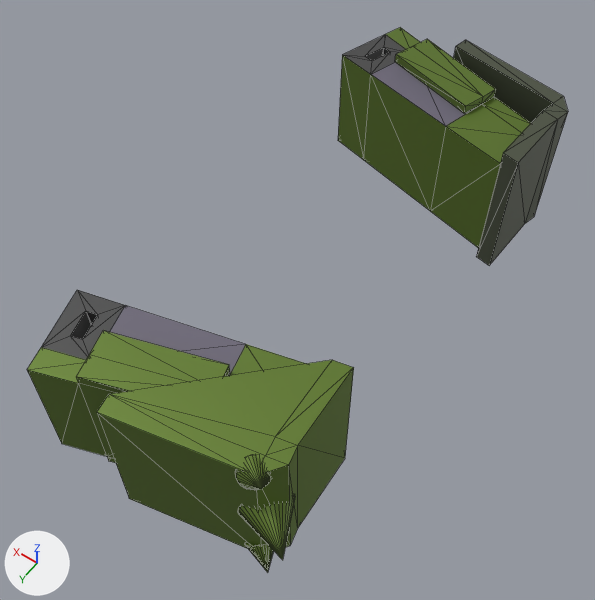
A saved change to the glTF model public/assets/blend/Hijack_arm.glb.
Rendered twice from a 50 mm camera at (-0.713, 1.544, 2.323) aimed at (0.256, 0.188, 0.192). Every picture has the same lights, and +X, +Y and +Z are marked at lower left. The picture after the commit comes second. Mesh edges are drawn as thin lines. Where no turn or scale is listed for an object, it has been applied to the vertices. Vertices at exactly the same position are counted once.
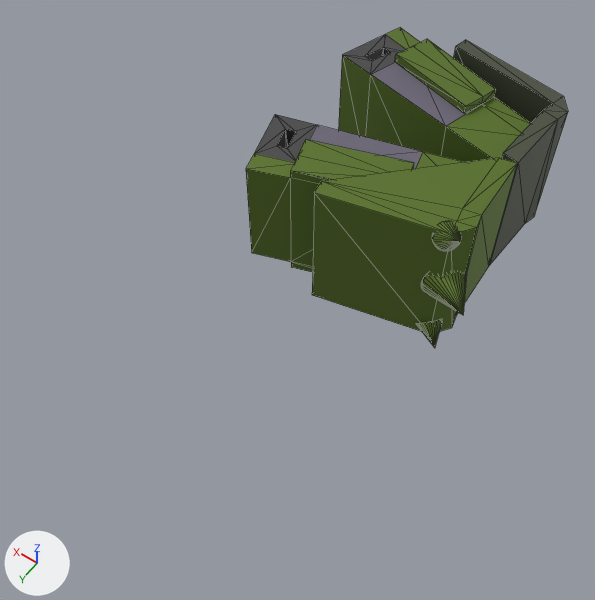
Patch to the scene script:
```diff
--- a/public/assets/blend/Hijack_arm.glb.py
+++ b/public/assets/blend/Hijack_arm.glb.py
@@ me_cube_001 @@
 # used by ob_cube_001; location = (0.172, 0.025, 0.07)
-me_cube_001.from_pydata(...)  # 239 vertices, 446 faces; spans x -0.41..0.49, y -0.96..0.96, z -0.07..0.48
+me_cube_001.from_pydata(...)  # 239 vertices, 446 faces; spans x -0.41..0.49, y -0.96..0.01, z -0.07..0.48
+# me_cube_001 part 1: the loose piece of 52 vertices spanning x -0.27..0.49, y 0.49..0.96, z -0.03..0.44 is moved by (0.0, -0.95, 0.0)
+# me_cube_001 part 2: the loose piece of 18 vertices spanning x -0.34..0.14, y 0.47..0.96, z -0.05..0.46 is moved by (0.0, -0.95, 0.0)
+# me_cube_001 part 3: the loose piece of 33 vertices spanning x -0.41..-0.24, y 0.76..0.92, z 0.13..0.28 is moved by (0.0, -0.95, 0.0)
+# me_cube_001 part 4: the loose piece of 33 vertices spanning x -0.33..-0.24, y 0.8..0.89, z 0.38..0.48 is moved by (0.0, -0.95, 0.0)
+# me_cube_001 part 5: the loose piece of 33 vertices spanning x -0.33..-0.24, y 0.8..0.89, z -0.07..0.03 is moved by (0.0, -0.95, 0.0)
 me_cube_001.materials.append(mat_material_001)
```

Pixel boxes (x1, y1, x2, y2) of what changed, in the pictures (595 x 600 px; the box of a moved part takes in the faces that stretch with it):
'Cube.001', reshaped (40% narrower, 41% shorter): before (27, 27, 568, 572); after (246, 27, 568, 348)
part 1 of me_cube_001, moved or reshaped: before (27, 290, 306, 463); after (246, 114, 464, 272)
part 2 of me_cube_001, moved or reshaped: before (97, 360, 354, 552); after (312, 158, 518, 332)
part 3 of me_cube_001, moved or reshaped: before (238, 496, 295, 560); after (421, 272, 467, 315)
part 4 of me_cube_001, moved or reshaped: before (235, 455, 271, 490); after (432, 221, 461, 251)
part 5 of me_cube_001, moved or reshaped: before (245, 544, 274, 572); after (416, 320, 441, 348)
